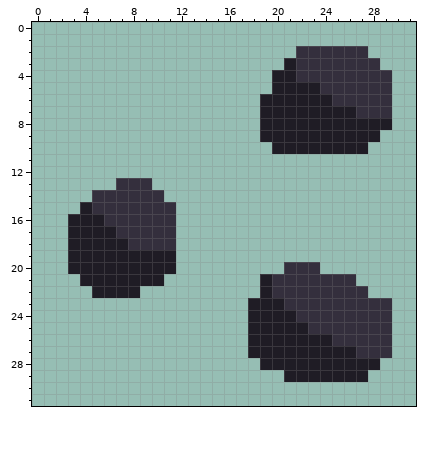
One commit to this pixel-art sprite: sprites/blocks/environment/ore-obsidian3.png. That is the earlier state.
The file is 32x32 pixels.
The result:
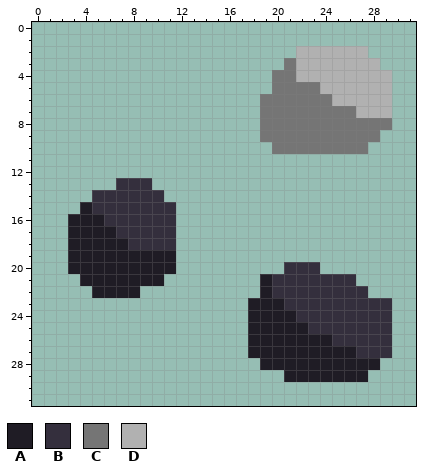
Palette (. is transparent): A #1f1c25  B #342f3d  C #757575  D #b1b1b1
Difference:
@@ x 17..31 @@
  1 ...............
- 2 .....BBBBBB....
- 3 ....ABBBBBBB...
- 4 ...AABBBBBBBB..
- 5 ...AAAABBBBBB..
- 6 ..AAAAAABBBBB..
- 7 ..AAAAAAAABBB..
- 8 ..AAAAAAAAAAA..
- 9 ..AAAAAAAAAA...
-10 ...AAAAAAAA....
+ 2 .....DDDDDD....
+ 3 ....CDDDDDDD...
+ 4 ...CCDDDDDDDD..
+ 5 ...CCCCDDDDDD..
+ 6 ..CCCCCCDDDDD..
+ 7 ..CCCCCCCCDDD..
+ 8 ..CCCCCCCCCCC..
+ 9 ..CCCCCCCCCC...
+10 ...CCCCCCCC....
 11 ...............
